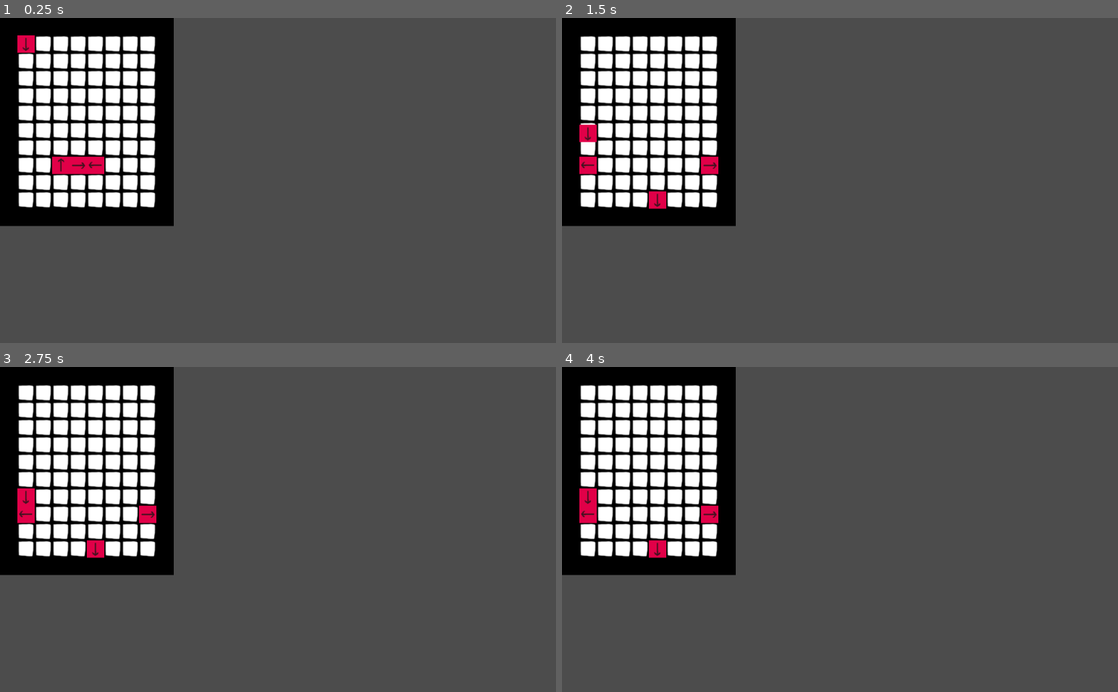
Above: before the commit, frames 1-4 (two rows, left to right).
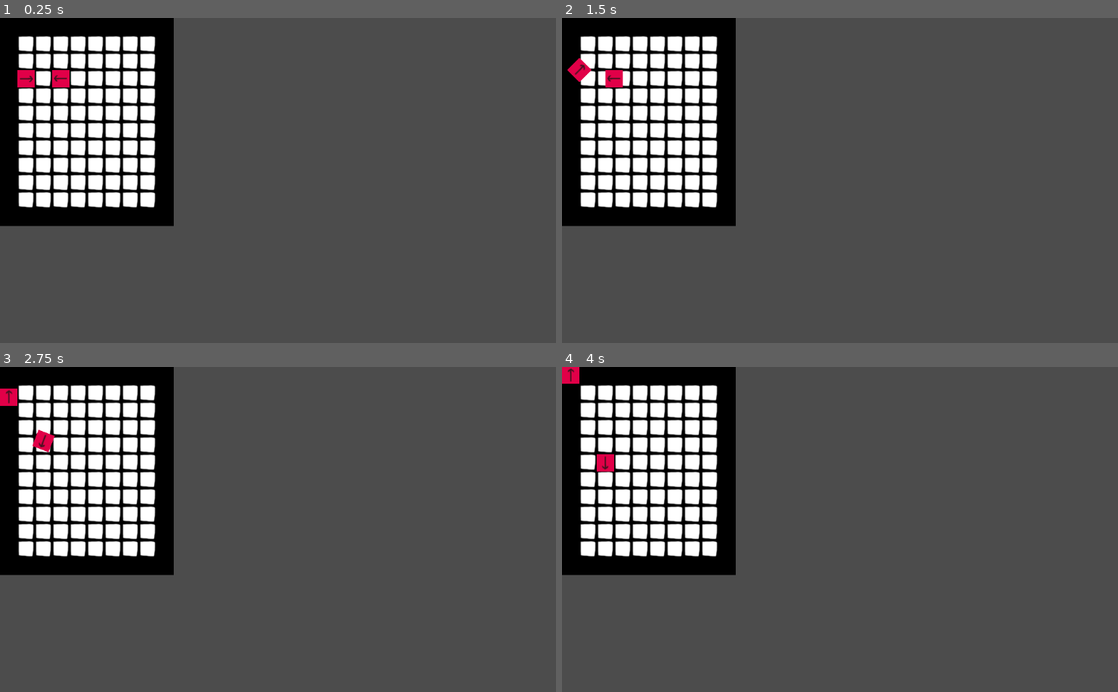
Above: after the commit, the same moments.

Repository: Denomycor/GSD1
Game: Godot game, scene res://source/board/Board.tscn
Two runs of this game, one before a commit and one after it. Both use one fixed random seed, a clock stepped at 60 frames per second and the inputs below. The project has no main scene, so this scene is started directly.
Inputs:
- Up to frame 1 (0.25 s): no input
- Up to frame 2 (1.5 s): tap Enter at 0.5 s
- Up to frame 3 (2.75 s): no input
- Up to frame 4 (4 s): no input

The runs differ from the first frame. In frame 1, 1.0% of the frame differs, in the area x 3-19%, y 5-49%; in frame 2, 1.0%, in the area x 1-29%, y 12-59%; in frame 3, 1.0%; in frame 4, 1.0%.

Commit message:
Review problem

Diff:
--- a/source/board/Board.gd
+++ b/source/board/Board.gd
@@ -10,14 +10,14 @@
 var pieces
 var subs
 var format
-const play_speed := 0.1
+const play_speed := 1
 var piece_id_count := 0 # limit 9223372036854775807
 
 func _ready():
 
 	$Timer.wait_time = play_speed
 	init([
-	"wwwwwwwwwwww",
+	"eeeeeeeeeeee",
 	"weeeeeeeeeew",
 	"weeeeeeeeeew",
 	"weeeeeeeeeew",
@@ -31,24 +31,24 @@
 
 	var piece_scene := preload("res://source/pieces/Piece.tscn")
 
-	var piece = add_piece(piece_scene, Vector2(5,8), 0, Vector2.LEFT)
-	var piece2 = add_piece(piece_scene, Vector2(4,8), 0, Vector2.RIGHT)
-	var piece3 = add_piece(piece_scene, Vector2(3,8), 0, Vector2.UP)
-	var piece4 = add_piece(piece_scene, Vector2(1,1), 0, Vector2.DOWN)
+	var piece = add_piece(piece_scene, Vector2(3,3), 0, Vector2.LEFT)
+	var piece2 = add_piece(piece_scene, Vector2(1,3), 0, Vector2.RIGHT)
+	#var piece3 = add_piece(piece_scene, Vector2(3,8), 0, Vector2.UP)
+	#var piece4 = add_piece(piece_scene, Vector2(1,1), 0, Vector2.DOWN)
 
 	piece.add_tag_moving(10, Vector2.LEFT)
 	piece2.add_tag_moving(10, Vector2.RIGHT)
-	piece3.add_tag_moving(10, Vector2.UP)
-	piece4.add_tag_moving(10, Vector2.DOWN)
+	#piece3.add_tag_moving(10, Vector2.UP)
+	#piece4.add_tag_moving(10, Vector2.DOWN)
 
-	piece.add_tag_rotating(-PI/2)
+	#piece.add_tag_rotating(-PI/2)
 	#piece2.add_tag_rotating(PI/2)
-	piece3.add_tag_rotating(-PI/2)
+	#piece3.add_tag_rotating(-PI/2)
 
 	$Timer2.start() #temp
 	yield($Timer2, "timeout")
 
-	solve([piece, piece2, piece3, piece4], [])
+	solve([piece, piece2], [])
 
 	$Timer2.start() #temp
 	yield($Timer2, "timeout")
@@ -86,6 +86,7 @@
 
 	if already_added:
 		piece.update_subs_table()
+	print("processed: "+String(piece.id))
 
 
 func process_effects(piece, move_list, next_list, immediate_list):
@@ -123,6 +124,7 @@
 		next_list = []
 		$Timer.start()
 		yield($Timer, "timeout")
+		print("---------------------------------")
 
 	print_debug("finished")
 
--- a/source/board/Board.tscn
+++ b/source/board/Board.tscn
@@ -40,6 +40,7 @@
 [node name="Grid" type="TileMap" parent="."]
 tile_set = SubResource( 1 )
 cell_size = Vector2( 32, 32 )
+show_collision = true
 format = 1
 tile_data = PoolIntArray( 0, 0, 0, 1, 0, 0, 2, 0, 0, 3, 0, 0, 4, 0, 0, 5, 0, 0, 6, 0, 0, 7, 0, 0, 8, 0, 0, 9, 0, 0, 655 …(1527 unchanged characters)…
 
--- a/source/effects/NoEffect.gd
+++ b/source/effects/NoEffect.gd
@@ -6,4 +6,6 @@
 func process_effect(affected_piece):
 	if source_piece.tag_list.has(tags.MOVING):
 		print(String(source_piece.id)+" collision "+String(affected_piece.id))
+		#source_piece.tag_list.erase(tags.MOVING)
+		affected_piece.add_tag_rotating(-PI/2)
 	return [[],[],[]]
--- a/source/pieces/Piece.gd
+++ b/source/pieces/Piece.gd
@@ -167,7 +167,7 @@
 # add its subscriptions to table
 func add_subs_table():
 	last_sub_indexes = get_subscribed_pos()
-	print(String(id)+ " " +String(last_sub_indexes))
+	####print(String(id)+ " " +String(last_sub_indexes))
 	# new subs
 	for pos in last_sub_indexes:
 		helper.insert_effect_in_order(board.subs[pos.x][pos.y], (effect)) # needs to be inserted in order based on priority and pos
--- a/source/pieces/Tags.gd
+++ b/source/pieces/Tags.gd
@@ -5,5 +5,5 @@
 enum {
 	MOVING, # remaining moves, direction
 	ROTATING, # angle
-	ACTIVATABLE, # whether is activated or not (bool)
+	ACTIVE, # whether is activated or not (bool)
 }
